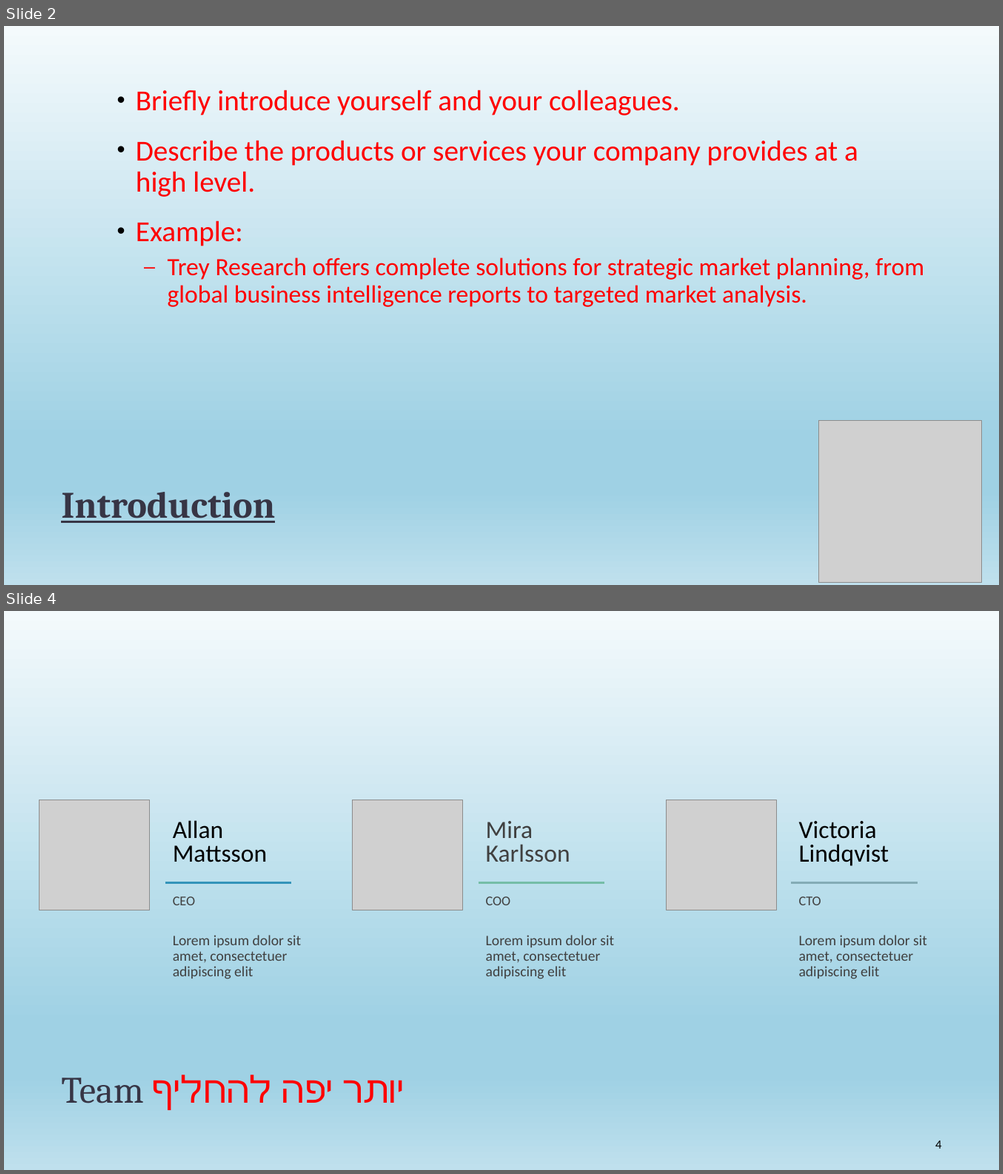
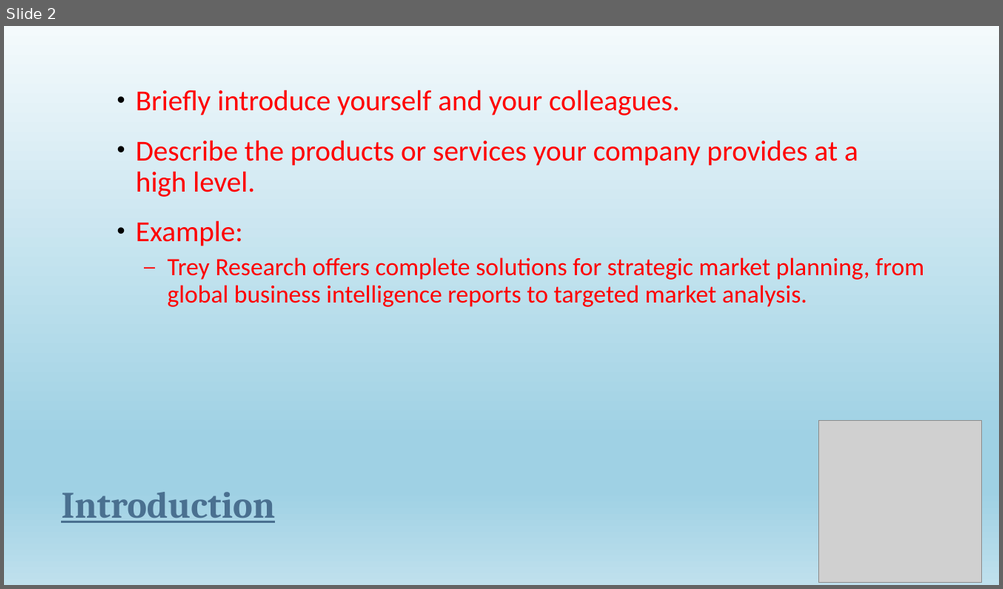
Before and after one commit to Adaneadgo/Pack4u, a slide deck: Pack4U.pptx. Shown one above the other, each under a label of ours: slides 2 and 4 before the commit, slide 2 after it; the slides between them are not shown. The pictures are 1003x1174 and 1003x589 pixels, drawn with LibreOffice and Linux fonts; fonts in the diff are those of the drawing; grey boxes stand for pictures. Boxes give left, top, right and bottom in pixels: in the first picture for what was removed or moved away, otherwise in the second. Text is boxed around its words. In the diff, an @@ line names an element or a change of style, - is before the commit and + after.

```diff
--- a/Pack4U.pptx
+++ b/Pack4U.pptx
@@ slide 4 removed at box(4, 611, 999, 1170), background gradient #F5F8FA to #EBF1F5 to #CEDBE6; not listed: 1 template element that a slide beside it also shows @@
@@ picture removed at box(39, 800, 150, 911) @@
@@ picture removed at box(353, 800, 463, 911) @@
@@ picture removed at box(666, 800, 777, 911) @@
@@ text removed at box(173, 820, 267, 863) @@
-Allan
-Mattsson
@@ text removed at box(486, 821, 570, 862) @@
-Mira
-Karlsson
@@ text removed at box(799, 821, 889, 866) @@
-Victoria Lindqvist
@@ line removed from (165, 883) to (291, 883) @@
@@ text removed at box(173, 897, 195, 906) @@
-CEO
@@ line removed from (478, 883) to (605, 883) @@
@@ text removed at box(486, 897, 511, 906) @@
-COO
@@ line removed from (791, 883) to (917, 883) @@
@@ text removed at box(799, 897, 821, 906) @@
-CTO
@@ text removed at box(173, 935, 301, 980) @@
-Lorem ipsum dolor sit amet, consectetuer adipiscing elit
@@ text removed at box(486, 935, 614, 980) @@
-Lorem ipsum dolor sit amet, consectetuer adipiscing elit
@@ text removed at box(799, 935, 927, 980) @@
-Lorem ipsum dolor sit amet, consectetuer adipiscing elit
@@ title removed at box(61, 1078, 404, 1104) @@
-Team יותר יפה להחליף
@@ page number removed at box(935, 1141, 941, 1149) @@
-4
@@ slide 2 changed as well @@
@@ title "Introduction" at box(61, 492, 275, 523): text colour #373545 to #4A7090 @@
```
Also in this commit, not shown: 12 other slides changed, 2 slides added, 2 other slides removed.
